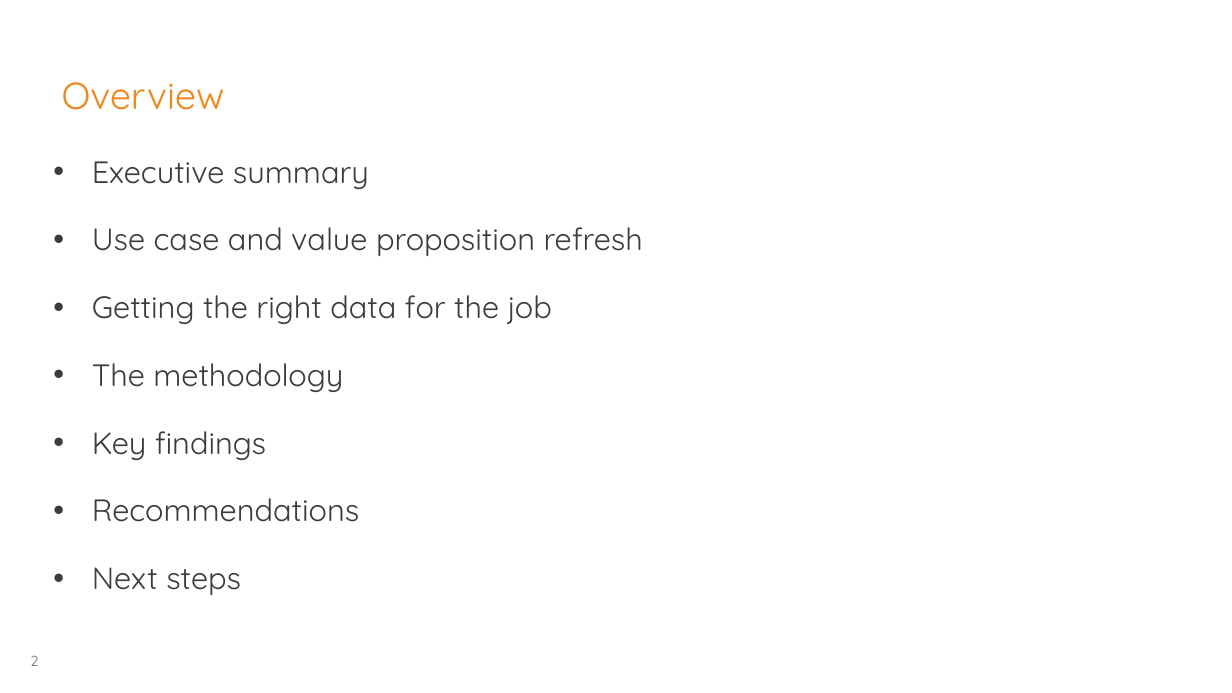
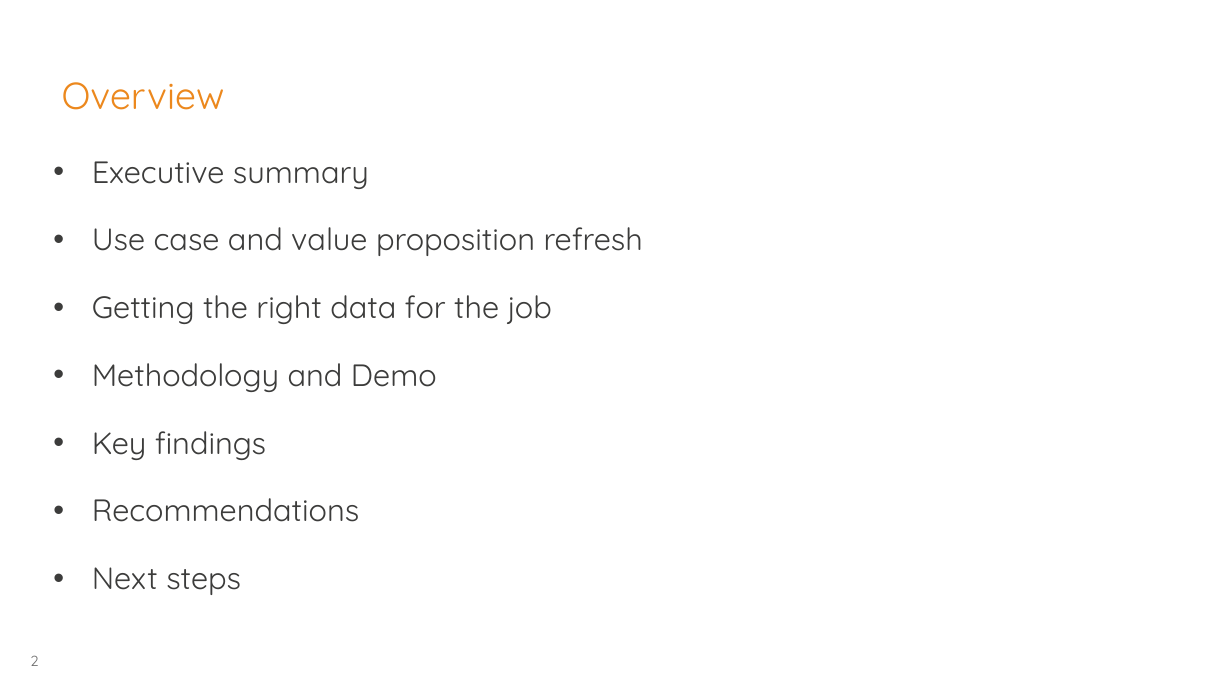
Before and after one commit to georgios-tsolakis-td/Bootcamp_Mar17_London, a slide deck: slide 2 of TeamMamoot/Skynet-Adsb-Market-DataAnalysis.pptx. Drawn at 1232x693 pixels with LibreOffice and Linux fonts; fonts in the diff are those of the drawing; background and template pictures are left out. Boxes give left, top, right and bottom in pixels: in the first picture for what was removed or moved away, otherwise in the second. Text is boxed around its words. In the diff, an @@ line names an element or a change of style, - is before the commit and + after.

```diff
--- a/TeamMamoot/Skynet-Adsb-Market-DataAnalysis.pptx
+++ b/TeamMamoot/Skynet-Adsb-Market-DataAnalysis.pptx
@@ text at bbox=[92, 363, 437, 392]: text changed @@
-• The methodology
+• Methodology and Demo
```
Also in this commit, not shown: 4 other slides changed, 1 slide added, 1 slide removed.
